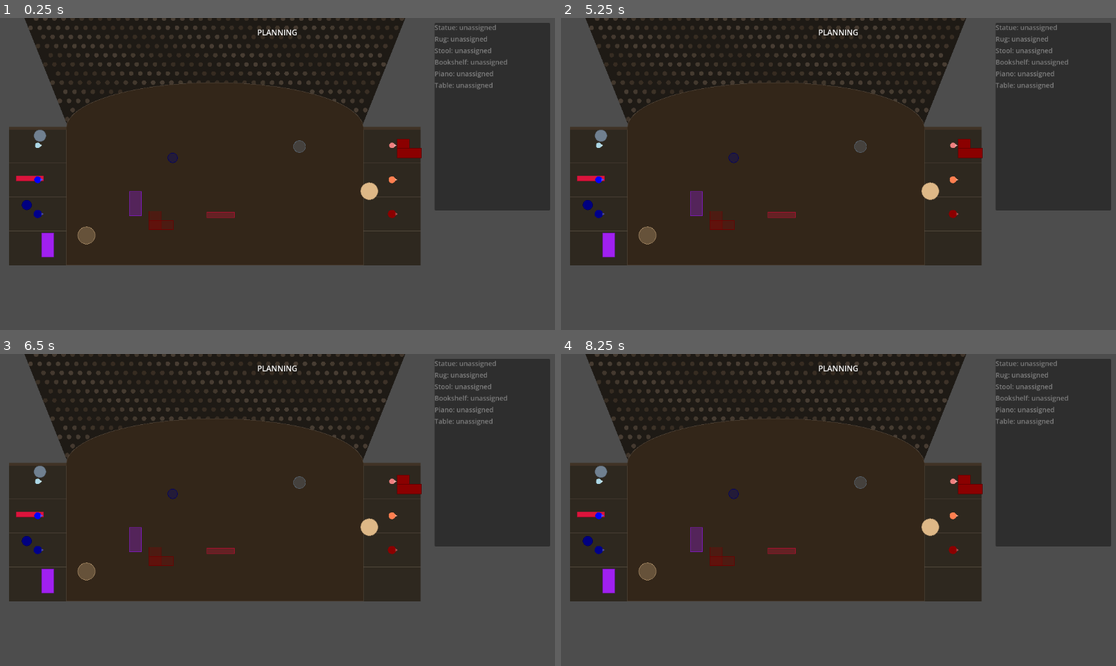
Above: before the commit, frames 1-4 (two rows, left to right).
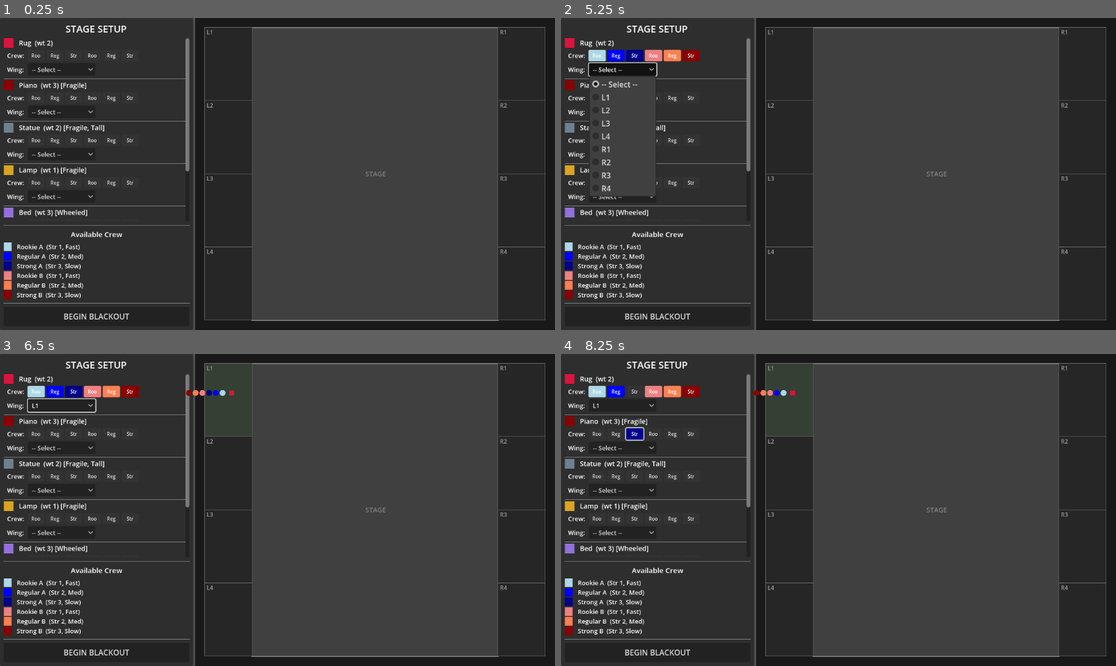
Above: after the commit, the same moments.

Repository: js-carpadakis/blackout
Game: Godot game, scene res://scenes/main/main.tscn
The game is run twice, just before and just after one commit, with the same random seed, the same clock (stepped at 60 frames per second) and the same inputs.
Inputs (mouse positions are in pixels of both pictures, inside the frame that each line leads up to):
- Up to frame 1 (0.25 s): no input
- Up to frame 2 (5.25 s): click (599, 55) at 0.5 s, where only the run after the commit has a clickable "Roo"; click (616, 55) at 1.25 s, where only the run after the commit has a clickable "Reg"; click (633, 55) at 2 s, where only the run after the commit has a clickable "Str"; click (655, 55) at 2.75 s, where only the run after the commit has a clickable "Roo"; click (672, 55) at 3.5 s, where only the run after the commit has a clickable "Reg"; click (688, 55) at 4.25 s, where only the run after the commit has a clickable "Str"; click (622, 71) at 5 s, where only the run after the commit has a clickable "-- Select --"
- Up to frame 3 (6.5 s): click (38, 435) at 5.75 s, where only the run after the commit has a clickable "Roo"
- Up to frame 4 (8.25 s): click (622, 407) at 6.5 s, where only the run after the commit has a clickable "L1"; click (616, 435) at 7.25 s, where only the run after the commit has a clickable "Reg"; click (633, 435) at 8 s, where only the run after the commit has a clickable "Str"

The runs differ from the first frame. In frame 1, 50% of the frame differs, in the area x 0-100%, y 0-100%; in frame 2, 52%; in frame 3, 52%; in frame 4, 52%.

Commit message:
Add pre-game setup menu for assigning stagehands to props
Introduces a setup menu that loads before the game session where players
pick which stagehands carry which props and which wing sections they
spawn in. Supports multi-crew assignment with toggle buttons, exclusive
stagehand-to-prop binding, and a wing preview. Stagehands spawn
pre-attached to their assigned props. Also adds prop-click target
setting: left-click a prop then click on stage to set its destination.

Co-Authored-By: Claude Opus 4.6 <noreply@anthropic.com>

Diff:
--- a/scenes/main/main.tscn
+++ b/scenes/main/main.tscn
@@ -1,7 +1,7 @@
 [gd_scene load_steps=2 format=3 uid="uid://main"]
 
-[ext_resource type="PackedScene" uid="uid://game_session" path="res://scenes/main/game_session.tscn" id="1_session"]
+[ext_resource type="PackedScene" uid="uid://setup_menu" path="res://scenes/ui/setup_menu.tscn" id="1_setup"]
 
 [node name="Main" type="Node"]
 
-[node name="GameSession" parent="." instance=ExtResource("1_session")]
+[node name="SetupMenu" parent="." instance=ExtResource("1_setup")]
--- /dev/null
+++ b/scenes/ui/setup_menu.tscn
@@ -0,0 +1,79 @@
+[gd_scene load_steps=3 format=3 uid="uid://setup_menu"]
+
+[ext_resource type="Script" path="res://scripts/ui/setup_menu.gd" id="1_menu"]
+[ext_resource type="Script" path="res://scripts/ui/wing_preview.gd" id="2_preview"]
+
+[node name="SetupMenu" type="Control"]
+layout_mode = 3
+anchors_preset = 15
+anchor_right = 1.0
+anchor_bottom = 1.0
+grow_horizontal = 2
+grow_vertical = 2
+script = ExtResource("1_menu")
+
+[node name="HBoxContainer" type="HBoxContainer" parent="."]
+layout_mode = 1
+anchors_preset = 15
+anchor_right = 1.0
+anchor_bottom = 1.0
+grow_horizontal = 2
+grow_vertical = 2
+
+[node name="SidePanel" type="PanelContainer" parent="HBoxContainer"]
+layout_mode = 2
+size_flags_horizontal = 3
+size_flags_stretch_ratio = 0.35
+
+[node name="MarginContainer" type="MarginContainer" parent="HBoxContainer/SidePanel"]
+layout_mode = 2
+theme_override_constants/margin_left = 8
+theme_override_constants/margin_top = 8
+theme_override_constants/margin_right = 8
+theme_override_constants/margin_bottom = 8
+
+[node name="VBoxContainer" type="VBoxContainer" parent="HBoxContainer/SidePanel/MarginContainer"]
+layout_mode = 2
+theme_override_constants/separation = 6
+
+[node name="TitleLabel" type="Label" parent="HBoxContainer/SidePanel/MarginContainer/VBoxContainer"]
+layout_mode = 2
+theme_override_font_sizes/font_size = 20
+text = "STAGE SETUP"
+horizontal_alignment = 1
+
+[node name="ScrollContainer" type="ScrollContainer" parent="HBoxContainer/SidePanel/MarginContainer/VBoxContainer"]
+layout_mode = 2
+size_flags_vertical = 3
+
+[node name="AssignmentList" type="VBoxContainer" parent="HBoxContainer/SidePanel/MarginContainer/VBoxContainer/ScrollContainer"]
+layout_mode = 2
+size_flags_horizontal = 3
+theme_override_constants/separation = 2
+
+[node name="HSeparator" type="HSeparator" parent="HBoxContainer/SidePanel/MarginContainer/VBoxContainer"]
+layout_mode = 2
+
+[node name="PoolLabel" type="Label" parent="HBoxContainer/SidePanel/MarginContainer/VBoxContainer"]
+layout_mode = 2
+theme_override_font_sizes/font_size = 15
+text = "Available Crew"
+horizontal_alignment = 1
+
+[node name="StagehandPool" type="VBoxContainer" parent="HBoxContainer/SidePanel/MarginContainer/VBoxContainer"]
+layout_mode = 2
+theme_override_constants/separation = 2
+
+[node name="HSeparator2" type="HSeparator" parent="HBoxContainer/SidePanel/MarginContainer/VBoxContainer"]
+layout_mode = 2
+
+[node name="StartButton" type="Button" parent="HBoxContainer/SidePanel/MarginContainer/VBoxContainer"]
+layout_mode = 2
+custom_minimum_size = Vector2(0, 40)
+text = "BEGIN BLACKOUT"
+
+[node name="WingPreview" type="Control" parent="HBoxContainer"]
+layout_mode = 2
+size_flags_horizontal = 3
+size_flags_stretch_ratio = 0.65
+script = ExtResource("2_preview")
--- a/scripts/autoloads/game_manager.gd
+++ b/scripts/autoloads/game_manager.gd
@@ -12,6 +12,15 @@
 var current_state: GameState = GameState.MENU
 var current_phase: Phase = Phase.PLANNING
 var current_level_id: int = 0
+var setup_config: Dictionary = {}
+
+
+func has_setup_config() -> bool:
+	return setup_config.has("assignments") and setup_config.assignments.size() > 0
+
+
+func clear_setup_config() -> void:
+	setup_config = {}
 
 
 func change_state(new_state: GameState) -> void:
--- a/scripts/core/game_session.gd
+++ b/scripts/core/game_session.gd
@@ -101,8 +101,12 @@
 	# Initialize path preview
 	path_preview.setup(pathfinding)
 
-	# Spawn initial stagehands for testing
-	_spawn_test_entities()
+	# Spawn entities from setup config or fallback to test entities
+	if GameManager.has_setup_config():
+		_spawn_from_config(GameManager.setup_config)
+		GameManager.clear_setup_config()
+	else:
+		_spawn_test_entities()
 	_update_hud()
 
 
@@ -149,6 +153,50 @@
 		_spawn_prop(spawn_pos, target_pos, def.color, def.name, def.weight, def.shape, def.size, def.traits)
 
 
+func _spawn_from_config(config: Dictionary) -> void:
+	var wing_sections: Array[Rect2] = [
+		STAGE_LEFT_1ST, STAGE_LEFT_2ND, STAGE_LEFT_3RD, STAGE_LEFT_4TH,
+		STAGE_RIGHT_1ST, STAGE_RIGHT_2ND, STAGE_RIGHT_3RD, STAGE_RIGHT_4TH,
+	]
+	var type_to_scene: Dictionary = {
+		"rookie": StagehandRookieScene,
+		"regular": StagehandRegularScene,
+		"strong": StagehandStrongScene,
+	}
+
+	# First pass: spawn unique stagehands (identified by color) at their prop's wing
+	var spawned_stagehands: Dictionary = {}  # Color -> CharacterBody2D
+	for assignment in config.assignments:
+		var section: Rect2 = wing_sections[assignment.wing_section]
+		for crew_member in assignment.crew:
+			if not spawned_stagehands.has(crew_member.color):
+				var scene: PackedScene = type_to_scene[crew_member.type]
+				_spawn_stagehand(scene, _section_center(section), crew_member.color)
+				spawned_stagehands[crew_member.color] = stagehands.back()
+
+	# Second pass: spawn props in their wing sections
+	var spawned_props: Array[StaticBody2D] = []
+	for assignment in config.assignments:
+		var section: Rect2 = wing_sections[assignment.wing_section]
+		var def: Dictionary = assignment.prop_def
+		var spawn_pos: Vector2 = _random_point_in_rect(section)
+		var target_pos: Vector2 = _random_stage_target()
+		_spawn_prop(spawn_pos, target_pos, def.color, def.name, def.weight, def.shape, def.size, def.traits)
+		spawned_props.append(props.back())
+
+	# Third pass: create pre-attached assignments
+	for i in range(config.assignments.size()):
+		var assignment: Dictionary = config.assignments[i]
+		if assignment.crew.is_empty():
+			continue
+		var prop: StaticBody2D = spawned_props[i]
+		var leg_idx: int = prop.add_leg()
+		for crew_member in assignment.crew:
+			var stagehand: CharacterBody2D = spawned_stagehands[crew_member.color]
+			prop.add_stagehand_to_leg(leg_idx, stagehand)
+			stagehand.add_assigned_prop(prop)
+
+
 func _spawn_stagehand(scene: PackedScene, pos: Vector2, color: Color) -> void:
 	var stagehand: CharacterBody2D = scene.instantiate() as CharacterBody2D
 	stagehand.stagehand_color = color
@@ -248,6 +296,16 @@
 			prop.is_being_dragged = true
 			_drag_offset = prop.global_position - world_pos
 			_select_prop(prop)
+			return
+
+	# If a prop is selected and clicked on stage, set its target destination
+	if selected_prop and is_on_stage(world_pos):
+		var leg_idx: int = selected_prop.get_active_leg_index()
+		if leg_idx >= 0:
+			selected_prop.movement_plan[leg_idx]["destination"] = world_pos
+			selected_prop.set_target(world_pos)
+			_update_hud()
+			path_preview.invalidate(true)
 			return
 
 	# Clicked on nothing — deselect
--- /dev/null
+++ b/scripts/ui/setup_menu.gd
@@ -0,0 +1,266 @@
+extends Control
+## Pre-game setup menu for assigning stagehands to props and wing sections
+
+const PROP_DEFS: Array[Dictionary] = [
+	{ "name": "Chair", "weight": 1, "color": Color.SADDLE_BROWN, "shape": 0, "size": Vector2(45, 45), "traits": [] },
+	{ "name": "Stool", "weight": 1, "color": Color.NAVY_BLUE, "shape": 1, "size": Vector2(42, 42), "traits": [] },
+	{ "name": "Lamp", "weight": 1, "color": Color.GOLDENROD, "shape": 0, "size": Vector2(30, 60), "traits": [0] },
+	{ "name": "Table", "weight": 2, "color": Color.BURLYWOOD, "shape": 1, "size": Vector2(75, 75), "traits": [] },
+	{ "name": "Couch", "weight": 2, "color": Color.FOREST_GREEN, "shape": 0, "size": Vector2(105, 52), "traits": [2] },
+	{ "name": "Dresser", "weight": 2, "color": Color.ANTIQUE_WHITE, "shape": 0, "size": Vector2(82, 60), "traits": [2] },
+	{ "name": "Rug", "weight": 2, "color": Color.CRIMSON, "shape": 0, "size": Vector2(120, 22), "traits": [] },
+	{ "name": "Piano", "weight": 3, "color": Color.DARK_RED, "shape": 2, "size": Vector2(105, 82), "traits": [0] },
+	{ "name": "Bookshelf", "weight": 3, "color": Color.PURPLE, "shape": 0, "size": Vector2(52, 105), "traits": [] },
+	{ "name": "Wardrobe", "weight": 3, "color": Color.DARK_OLIVE_GREEN, "shape": 0, "size": Vector2(75, 98), "traits": [1] },
+	{ "name": "Statue", "weight": 2, "color": Color.SLATE_GRAY, "shape": 1, "size": Vector2(52, 52), "traits": [0, 1] },
+	{ "name": "Bed", "weight": 3, "color": Color.MEDIUM_PURPLE, "shape": 0, "size": Vector2(112, 82), "traits": [2] },
+]
+
+const STAGEHAND_DEFS: Array[Dictionary] = [
+	{ "type": "rookie", "name": "Rookie A", "color": Color.LIGHT_BLUE, "strength": 1, "speed": "Fast" },
+	{ "type": "regular", "name": "Regular A", "color": Color.BLUE, "strength": 2, "speed": "Med" },
+	{ "type": "strong", "name": "Strong A", "color": Color.DARK_BLUE, "strength": 3, "speed": "Slow" },
+	{ "type": "rookie", "name": "Rookie B", "color": Color.LIGHT_CORAL, "strength": 1, "speed": "Fast" },
+	{ "type": "regular", "name": "Regular B", "color": Color.CORAL, "strength": 2, "speed": "Med" },
+	{ "type": "strong", "name": "Strong B", "color": Color.DARK_RED, "strength": 3, "speed": "Slow" },
+]
+
+const WING_LABELS: Array[String] = ["L1", "L2", "L3", "L4", "R1", "R2", "R3", "R4"]
+const TRAIT_NAMES: Array[String] = ["Fragile", "Tall", "Wheeled"]
+
+@onready var assignment_list: VBoxContainer = $HBoxContainer/SidePanel/MarginContainer/VBoxContainer/ScrollContainer/AssignmentList
+@onready var stagehand_pool: VBoxContainer = $HBoxContainer/SidePanel/MarginContainer/VBoxContainer/StagehandPool
+@onready var start_button: Button = $HBoxContainer/SidePanel/MarginContainer/VBoxContainer/StartButton
+@onready var wing_preview: Control = $HBoxContainer/WingPreview
+
+var _selected_props: Array[Dictionary] = []
+# _crew_toggles[prop_index][stagehand_index] = Button
+var _crew_toggles: Array[Array] = []
+var _wing_buttons: Array[OptionButton] = []
+
+
+func _ready() -> void:
+	# Pick 6 random props
+	var all_props := PROP_DEFS.duplicate()
+	all_props.shuffle()
+	for i in range(6):
+		_selected_props.append(all_props[i])
+
+	_build_stagehand_pool()
+	_build_assignment_cards()
+	_update_preview()
+
+	start_button.pressed.connect(_on_start_pressed)
+
+
+func _build_stagehand_pool() -> void:
+	for def in STAGEHAND_DEFS:
+		var hbox := HBoxContainer.new()
+
+		var swatch := ColorRect.new()
+		swatch.custom_minimum_size = Vector2(16, 16)
+		swatch.color = def.color
+		hbox.add_child(swatch)
+
+		var label := Label.new()
+		label.text = "  %s  (Str %d, %s)" % [def.name, def.strength, def.speed]
+		label.add_theme_font_size_override("font_size", 13)
+		hbox.add_child(label)
+
+		stagehand_pool.add_child(hbox)
+
+
+func _build_assignment_cards() -> void:
+	_crew_toggles.clear()
+	_wing_buttons.clear()
+
+	for i in range(_selected_props.size()):
+		var def: Dictionary = _selected_props[i]
+
+		var card := VBoxContainer.new()
+		card.add_theme_constant_override("separation", 4)
+
+		# Header with prop color swatch and info
+		var header := HBoxContainer.new()
+
+		var swatch := ColorRect.new()
+		swatch.custom_minimum_size = Vector2(20, 20)
+		swatch.color = def.color
+		header.add_child(swatch)
+
+		var trait_str := ""
+		if def.traits.size() > 0:
+			var trait_labels: Array[String] = []
+			for t in def.traits:
+				if t < TRAIT_NAMES.size():
+					trait_labels.append(TRAIT_NAMES[t])
+			trait_str = " [%s]" % ", ".join(trait_labels)
+
+		var name_label := Label.new()
+		name_label.text = "  %s  (wt %d)%s" % [def.name, def.weight, trait_str]
+		name_label.add_theme_font_size_override("font_size", 14)
+		header.add_child(name_label)
+		card.add_child(header)
+
+		# Crew toggle buttons row
+		var crew_row := HBoxContainer.new()
+		crew_row.add_theme_constant_override("separation", 3)
+		var crew_label := Label.new()
+		crew_label.text = "  Crew: "
+		crew_label.add_theme_font_size_override("font_size", 13)
+		crew_row.add_child(crew_label)
+
+		var prop_toggles: Array = []
+		for sh_i in range(STAGEHAND_DEFS.size()):
+			var sh: Dictionary = STAGEHAND_DEFS[sh_i]
+			var btn := Button.new()
+			btn.text = sh.name.substr(0, 3)  # "Roo", "Reg", "Str"
+			btn.toggle_mode = true
+			btn.custom_minimum_size = Vector2(36, 24)
+			btn.add_theme_font_size_override("font_size", 10)
+			btn.toggled.connect(_on_crew_toggled.bind(i, sh_i))
+			_apply_toggle_style(btn, sh.color, false)
+			crew_row.add_child(btn)
+			prop_toggles.append(btn)
+
+		_crew_toggles.append(prop_toggles)
+		card.add_child(crew_row)
+
+		# Wing dropdown
+		var wing_row := HBoxContainer.new()
+		var wing_label := Label.new()
+		wing_label.text = "  Wing: "
+		wing_label.add_theme_font_size_override("font_size", 13)
+		wing_row.add_child(wing_label)
+
+		var wing_btn := OptionButton.new()
+		wing_btn.custom_minimum_size.x = 140
+		wing_btn.add_theme_font_size_override("font_size", 13)
+		wing_btn.add_item("-- Select --", 100)
+		for w in range(WING_LABELS.size()):
+			wing_btn.add_item(WING_LABELS[w], w)
+		wing_btn.item_selected.connect(_on_wing_changed.bind(i))
+		_wing_buttons.append(wing_btn)
+		wing_row.add_child(wing_btn)
+		card.add_child(wing_row)
+
+		# Separator
+		var sep := HSeparator.new()
+		card.add_child(sep)
+
+		assignment_list.add_child(card)
+
+
+func _apply_toggle_style(btn: Button, color: Color, pressed: bool) -> void:
+	var style := StyleBoxFlat.new()
+	if pressed:
+		style.bg_color = color
+	else:
+		style.bg_color = Color(0.2, 0.2, 0.2)
+	style.corner_radius_top_left = 3
+	style.corner_radius_top_right = 3
+	style.corner_radius_bottom_left = 3
+	style.corner_radius_bottom_right = 3
+	btn.add_theme_stylebox_override("normal", style)
+
+	var pressed_style := StyleBoxFlat.new()
+	pressed_style.bg_color = color
+	pressed_style.corner_radius_top_left = 3
+	pressed_style.corner_radius_top_right = 3
+	pressed_style.corner_radius_bottom_left = 3
+	pressed_style.corner_radius_bottom_right = 3
+	btn.add_theme_stylebox_override("pressed", pressed_style)
+
+	var hover_style := StyleBoxFlat.new()
+	hover_style.bg_color = color.lightened(0.3) if pressed else Color(0.3, 0.3, 0.3)
+	hover_style.corner_radius_top_left = 3
+	hover_style.corner_radius_top_right = 3
+	hover_style.corner_radius_bottom_left = 3
+	hover_style.corner_radius_bottom_right = 3
+	btn.add_theme_stylebox_override("hover", hover_style)
+
+
+func _on_crew_toggled(is_pressed: bool, prop_index: int, stagehand_index: int) -> void:
+	if is_pressed:
+		# Exclusive: un-toggle this stagehand from any other prop
+		for p in range(_crew_toggles.size()):
+			if p != prop_index:
+				var other_btn: Button = _crew_toggles[p][stagehand_index]
+				if other_btn.button_pressed:
+					other_btn.set_pressed_no_signal(false)
+					_apply_toggle_style(other_btn, STAGEHAND_DEFS[stagehand_index].color, false)
+
+	# Update style for the toggled button
+	var btn: Button = _crew_toggles[prop_index][stagehand_index]
+	_apply_toggle_style(btn, STAGEHAND_DEFS[stagehand_index].color, is_pressed)
+
+	_update_preview()
+
+
+func _on_wing_changed(_item_index: int, _card_index: int) -> void:
+	_update_preview()
+
+
+func _get_crew_for_prop(prop_index: int) -> Array[int]:
+	var result: Array[int] = []
+	for sh_i in range(STAGEHAND_DEFS.size()):
+		if _crew_toggles[prop_index][sh_i].button_pressed:
+			result.append(sh_i)
+	return result
+
+
+func _get_wing_for_prop(prop_index: int) -> int:
+	var wing_btn: OptionButton = _wing_buttons[prop_index]
+	if wing_btn.selected >= 0 and wing_btn.selected < wing_btn.item_count:
+		var id: int = wing_btn.get_item_id(wing_btn.selected)
+		if id < WING_LABELS.size():
+			return id
+	return -1
+
+
+func _get_assignments() -> Array:
+	var result: Array = []
+	for i in range(_selected_props.size()):
+		var wing: int = _get_wing_for_prop(i)
+		if wing < 0:
+			continue
+		var crew: Array[int] = _get_crew_for_prop(i)
+		var stagehand_colors: Array[Color] = []
+		for sh_i in crew:
+			stagehand_colors.append(STAGEHAND_DEFS[sh_i].color)
+		result.append({
+			"prop_index": i,
+			"prop_color": _selected_props[i].color,
+			"wing_section": wing,
+			"stagehand_colors": stagehand_colors,
+		})
+	return result
+
+
+func _update_preview() -> void:
+	wing_preview.set_data(_selected_props, STAGEHAND_DEFS, _get_assignments())
+
+
+func _on_start_pressed() -> void:
+	var assignments: Array = []
+	for i in range(_selected_props.size()):
+		var wing: int = _get_wing_for_prop(i)
+		if wing < 0:
+			continue  # No wing selected — skip this prop entirely
+
+		var crew_indices: Array[int] = _get_crew_for_prop(i)
+		var crew: Array[Dictionary] = []
+		for sh_i in crew_indices:
+			crew.append({
+				"type": STAGEHAND_DEFS[sh_i].type,
+				"color": STAGEHAND_DEFS[sh_i].color,
+			})
+
+		assignments.append({
+			"prop_def": _selected_props[i],
+			"wing_section": wing,
+			"crew": crew,
+		})
+
+	GameManager.setup_config = { "assignments": assignments }
+	get_tree().change_scene_to_file("res://scenes/main/game_session.tscn")
--- /dev/null
+++ b/scripts/ui/wing_preview.gd
@@ -0,0 +1,114 @@
+extends Control
+## Top-down preview of the stage showing wing sections and assigned stagehands/props
+
+# World coordinate bounds (from game_session.gd)
+const STAGE_RECT := Rect2(-650, -500, 1300, 600)
+const WING_SECTIONS: Array[Rect2] = [
+	Rect2(-900, -500, 250, 150),  # L1
+	Rect2(-900, -350, 250, 150),  # L2
+	Rect2(-900, -200, 250, 150),  # L3
+	Rect2(-900, -50, 250, 150),   # L4
+	Rect2(650, -500, 250, 150),   # R1
+	Rect2(650, -350, 250, 150),   # R2
+	Rect2(650, -200, 250, 150),   # R3
+	Rect2(650, -50, 250, 150),    # R4
+]
+const WING_LABELS: Array[String] = ["L1", "L2", "L3", "L4", "R1", "R2", "R3", "R4"]
+
+# World bounds encompassing stage + wings
+const WORLD_MIN := Vector2(-900, -500)
+const WORLD_MAX := Vector2(900, 100)
+const WORLD_SIZE := Vector2(1800, 600)
+
+var _props: Array = []
+var _stagehands: Array = []
+var _assignments: Array = []  # Array of { prop_index, stagehand_index, wing_section }
+
+
+func set_data(prop_defs: Array, stagehand_defs: Array, assignments: Array) -> void:
+	_props = prop_defs
+	_stagehands = stagehand_defs
+	_assignments = assignments
+	queue_redraw()
+
+
+func _world_to_local_rect(world_rect: Rect2) -> Rect2:
+	var draw_area := _get_draw_area()
+	var scale_val := Vector2(draw_area.size.x / WORLD_SIZE.x, draw_area.size.y / WORLD_SIZE.y)
+	var local_pos := Vector2(
+		(world_rect.position.x - WORLD_MIN.x) * scale_val.x + draw_area.position.x,
+		(world_rect.position.y - WORLD_MIN.y) * scale_val.y + draw_area.position.y
+	)
+	var local_size := Vector2(world_rect.size.x * scale_val.x, world_rect.size.y * scale_val.y)
+	return Rect2(local_pos, local_size)
+
+
+func _world_to_local_point(world_pos: Vector2) -> Vector2:
+	var draw_area := _get_draw_area()
+	var scale_val := Vector2(draw_area.size.x / WORLD_SIZE.x, draw_area.size.y / WORLD_SIZE.y)
+	return Vector2(
+		(world_pos.x - WORLD_MIN.x) * scale_val.x + draw_area.position.x,
+		(world_pos.y - WORLD_MIN.y) * scale_val.y + draw_area.position.y
+	)
+
+
+func _get_draw_area() -> Rect2:
+	var margin := 20.0
+	return Rect2(margin, margin, size.x - margin * 2, size.y - margin * 2)
+
+
+func _draw() -> void:
+	# Background
+	draw_rect(Rect2(Vector2.ZERO, size), Color(0.1, 0.1, 0.1), true)
+
+	# Stage rectangle
+	var stage_local := _world_to_local_rect(STAGE_RECT)
+	draw_rect(stage_local, Color(0.25, 0.25, 0.25), true)
+	draw_rect(stage_local, Color(0.5, 0.5, 0.5), false, 2.0)
+
+	# "STAGE" label
+	var font := ThemeDB.fallback_font
+	var stage_center := stage_local.position + stage_local.size / 2.0
+	draw_string(font, Vector2(stage_center.x - 20, stage_center.y + 5), "STAGE", HORIZONTAL_ALIGNMENT_CENTER, -1, 14, Color(0.5, 0.5, 0.5))
+
+	# Collect which wing sections have assignments
+	var assigned_wings: Dictionary = {}  # wing_index -> Array of assignment dicts
+	for a in _assignments:
+		if not assigned_wings.has(a.wing_section):
+			assigned_wings[a.wing_section] = []
+		assigned_wings[a.wing_section].append(a)
+
+	# Wing sections
+	for i in range(WING_SECTIONS.size()):
+		var section := WING_SECTIONS[i]
+		var local_rect := _world_to_local_rect(section)
+		var has_assignment := assigned_wings.has(i)
+
+		# Fill color
+		var fill_color := Color(0.15, 0.15, 0.15)
+		if has_assignment:
+			fill_color = Color(0.2, 0.25, 0.2)
+		draw_rect(local_rect, fill_color, true)
+		draw_rect(local_rect, Color(0.4, 0.4, 0.4), false, 1.0)
+
+		# Wing label
+		var label_pos := Vector2(local_rect.position.x + 4, local_rect.position.y + 14)
+		draw_string(font, label_pos, WING_LABELS[i], HORIZONTAL_ALIGNMENT_LEFT, -1, 12, Color(0.6, 0.6, 0.6))
+
+		# Draw assigned entities
+		if has_assignment:
+			var entries: Array = assigned_wings[i]
+			for j in range(entries.size()):
+				var a: Dictionary = entries[j]
+				var center := local_rect.position + Vector2(local_rect.size.x / 2.0, local_rect.size.y * (0.4 + j * 0.3))
+
+				# Stagehand circles (multiple per assignment)
+				if a.has("stagehand_colors"):
+					var colors: Array = a.stagehand_colors
+					for c_i in range(colors.size()):
+						draw_circle(center + Vector2(-12 - c_i * 14, 0), 6.0, colors[c_i])
+
+				# Prop color swatch
+				if a.has("prop_color"):
+					var swatch := Rect2(center.x + 2, center.y - 5, 10, 10)
+					draw_rect(swatch, a.prop_color, true)
Not shown, added: scripts/ui/setup_menu.gd.uid
Not shown, added: scripts/ui/wing_preview.gd.uid
